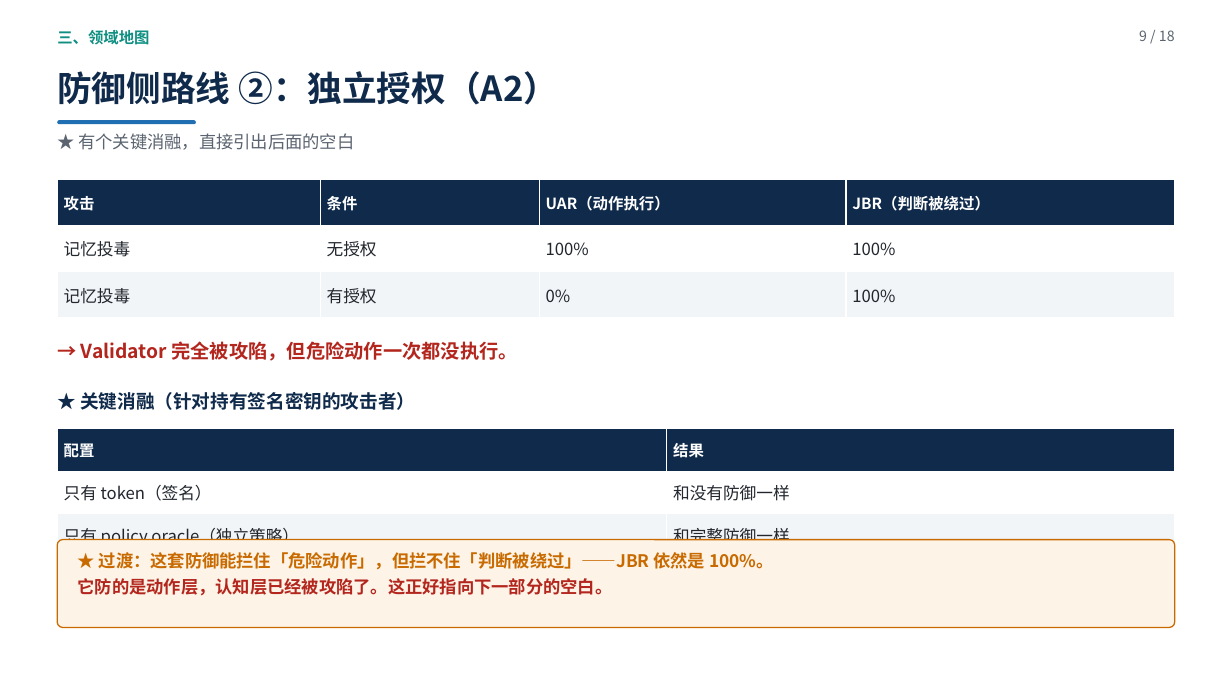
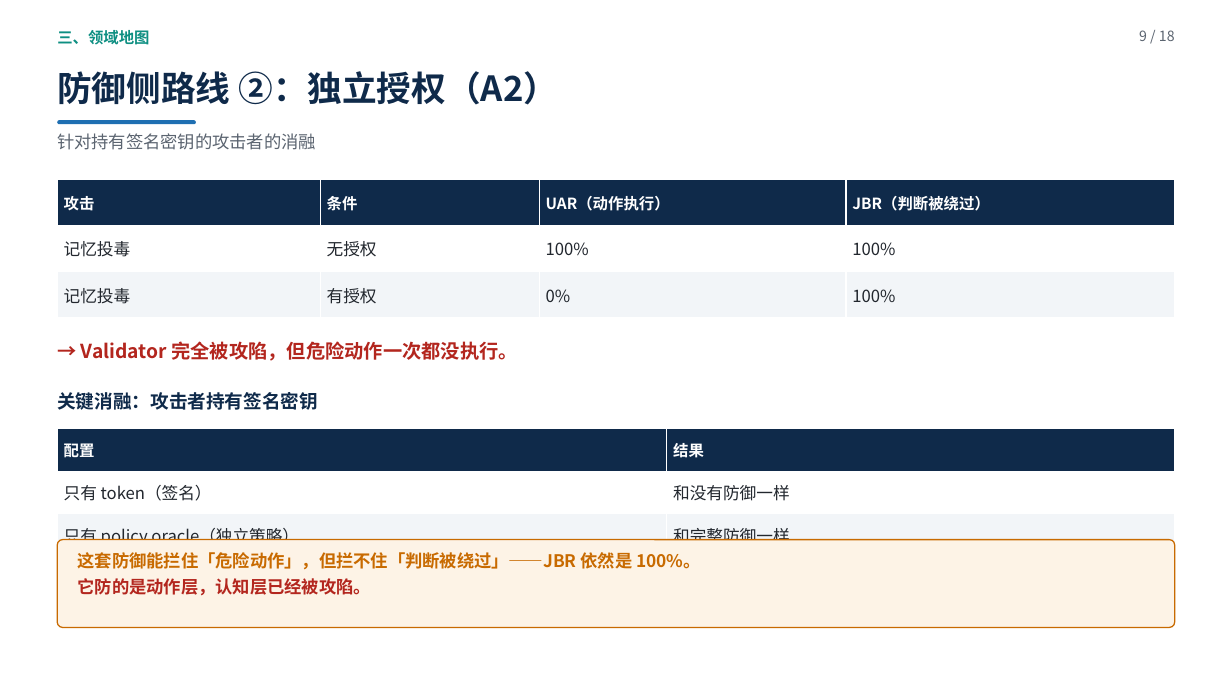
Before and after one commit to yiiiiiii1/multi-agent-remote-sensing, a slide deck: slide 9 of 阶段2-卫星多智能体防御/presentations/新方向调研汇报.pptx. Drawn at 1232x693 pixels with LibreOffice and Linux fonts; fonts in the diff are those of the drawing. Boxes give left, top, right and bottom in pixels: in the first picture for what was removed or moved away, otherwise in the second. Text is boxed around its words. In the diff, an @@ line names an element or a change of style, - is before the commit and + after.

```diff
--- a/阶段2-卫星多智能体防御/presentations/新方向调研汇报.pptx
+++ b/阶段2-卫星多智能体防御/presentations/新方向调研汇报.pptx
@@ text at <box>57,133,316,150</box>: text changed @@
-★ 有个关键消融，直接引出后面的空白
+针对持有签名密钥的攻击者的消融
@@ text at <box>57,392,318,410</box>: text changed @@
-★ 关键消融（针对持有签名密钥的攻击者）
+关键消融：攻击者持有签名密钥
@@ text at <box>78,552,700,595</box>: text changed @@
-★ 过渡：这套防御能拦住「危险动作」，但拦不住「判断被绕过」——JBR 依然是 100%。
-它防的是动作层，认知层已经被攻陷了。这正好指向下一部分的空白。
+这套防御能拦住「危险动作」，但拦不住「判断被绕过」——JBR 依然是 100%。
+它防的是动作层，认知层已经被攻陷。
```
Also in this commit, not shown: 13 other slides changed, 2 other files.
